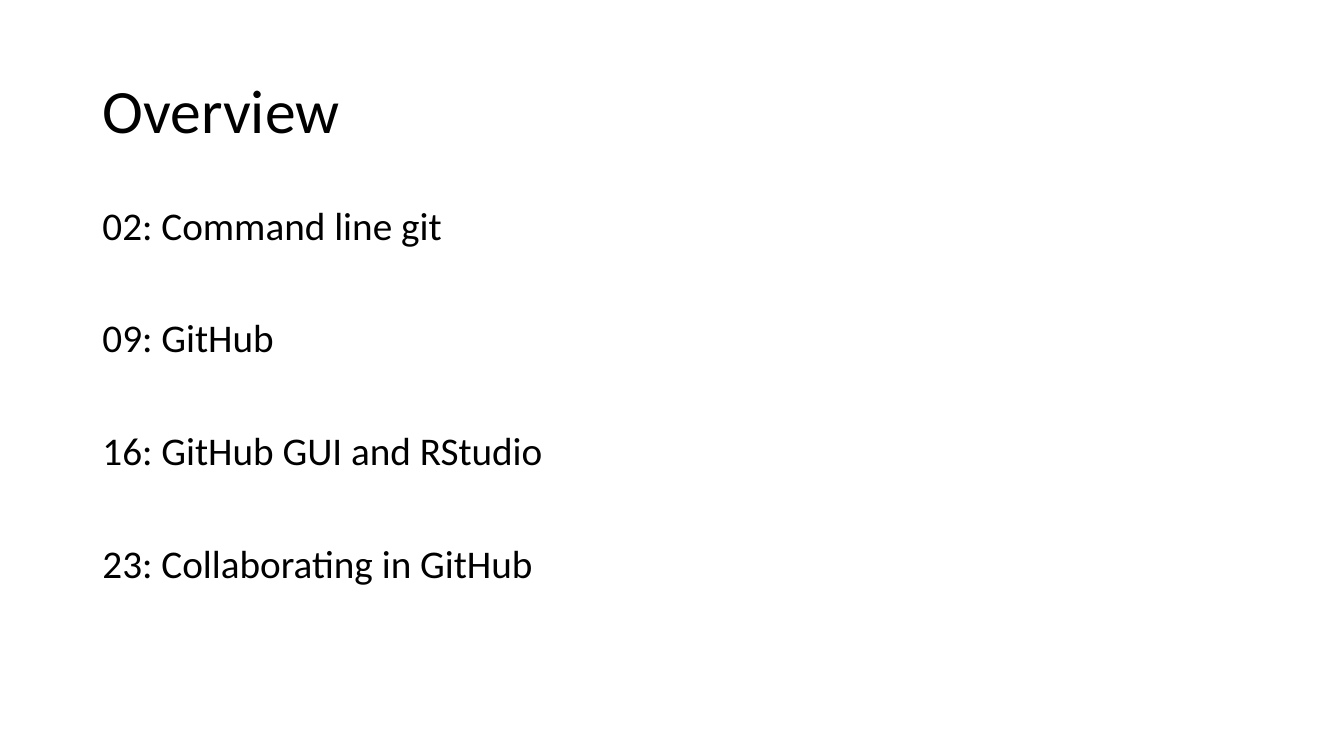
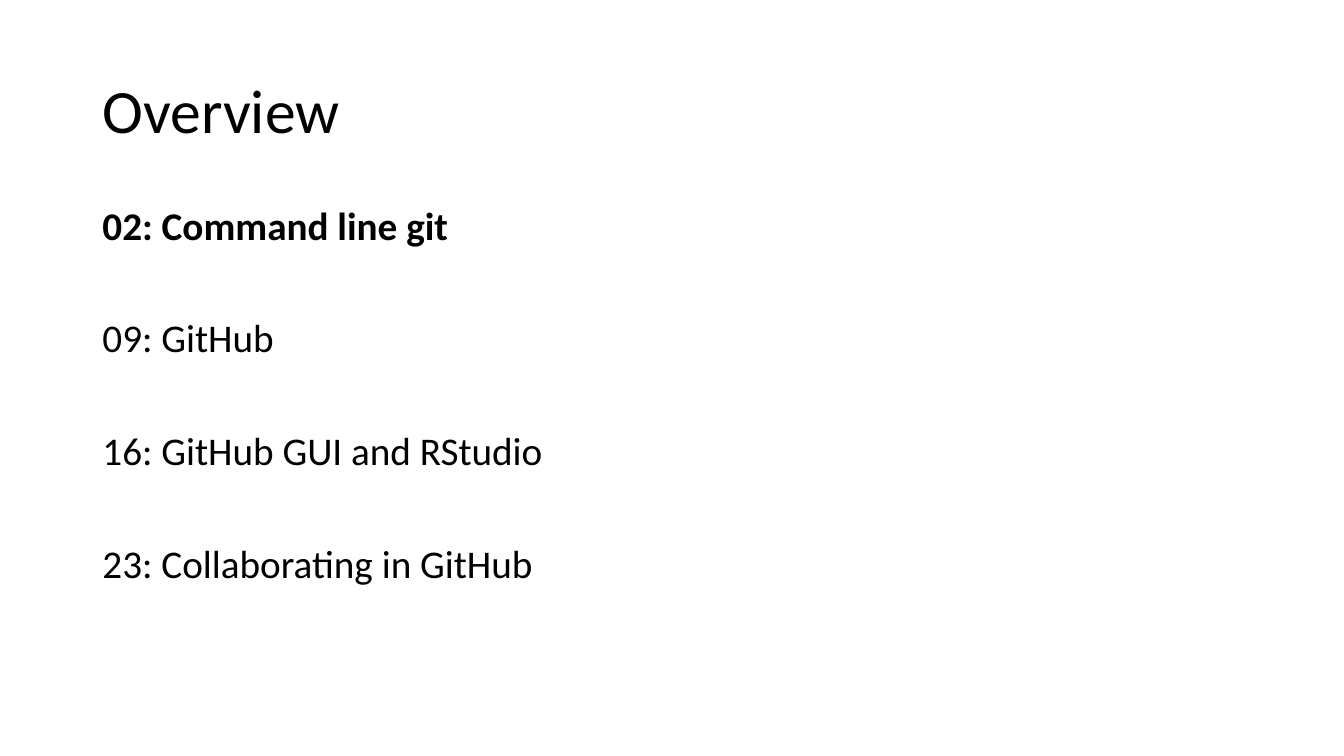
Before and after one commit to kdillmcfarland/2021-04-02-r-ladies-seattle-online, a slide deck: slide 2 of _episodes/R-ladies/2021-04_setup.pptx. Drawn at 1344x756 pixels with LibreOffice and Linux fonts; fonts in the diff are those of the drawing. Boxes give left, top, right and bottom in pixels: in the first picture for what was removed or moved away, otherwise in the second. Text is boxed around its words. In the diff, an @@ line names an element or a change of style, - is before the commit and + after.

```diff
--- a/_episodes/R-ladies/2021-04_setup.pptx
+++ b/_episodes/R-ladies/2021-04_setup.pptx
@@ text at (x1=102, y1=212, x2=448, y2=247): bold on in "02: Command line git" @@
```
Also in this commit, not shown: 2 other slides changed.
